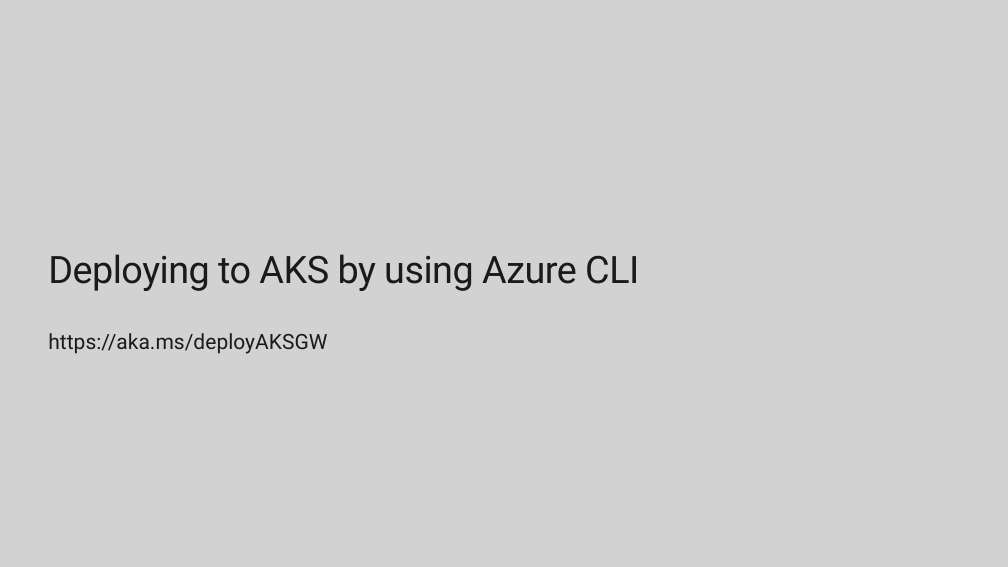
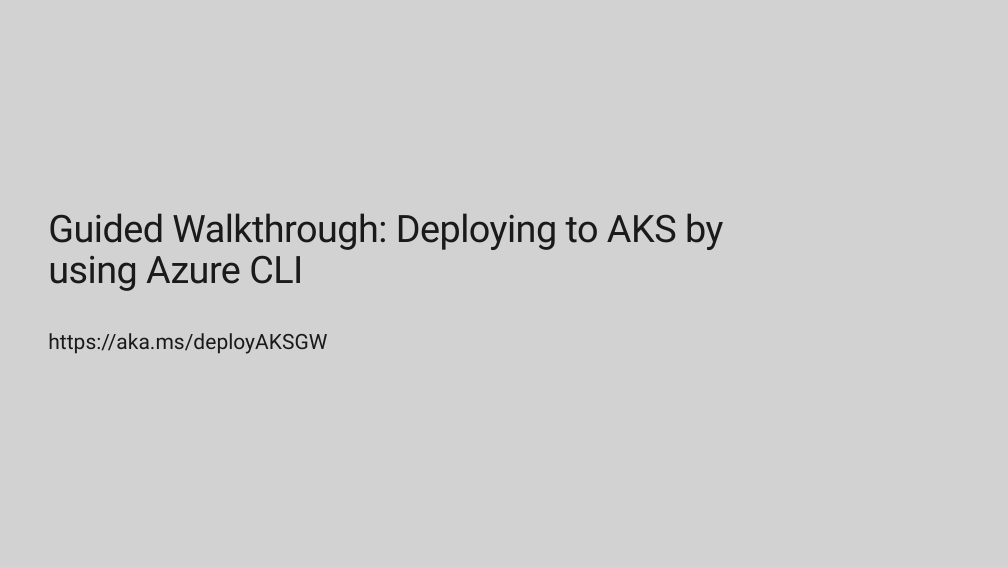
Before and after one commit to ClarkDRC/AZ203Walkthroughs, a slide deck: slide 11 of Guided Walkthrough.pptx (slide 4 before the commit). Drawn at 1008x567 pixels with LibreOffice and Linux fonts; fonts in the diff are those of the drawing; background and template pictures are left out. Boxes give left, top, right and bottom in pixels: in the first picture for what was removed or moved away, otherwise in the second. Text is boxed around its words. In the diff, an @@ line names an element or a change of style, - is before the commit and + after.

```diff
--- a/Guided Walkthrough.pptx
+++ b/Guided Walkthrough.pptx
@@ title at (48,213,723,291): text changed @@
-Deploying to AKS by using Azure CLI
+Guided Walkthrough: Deploying to AKS by using Azure CLI
```
Also in this commit, not shown: 6 other slides changed, 7 slides added.
